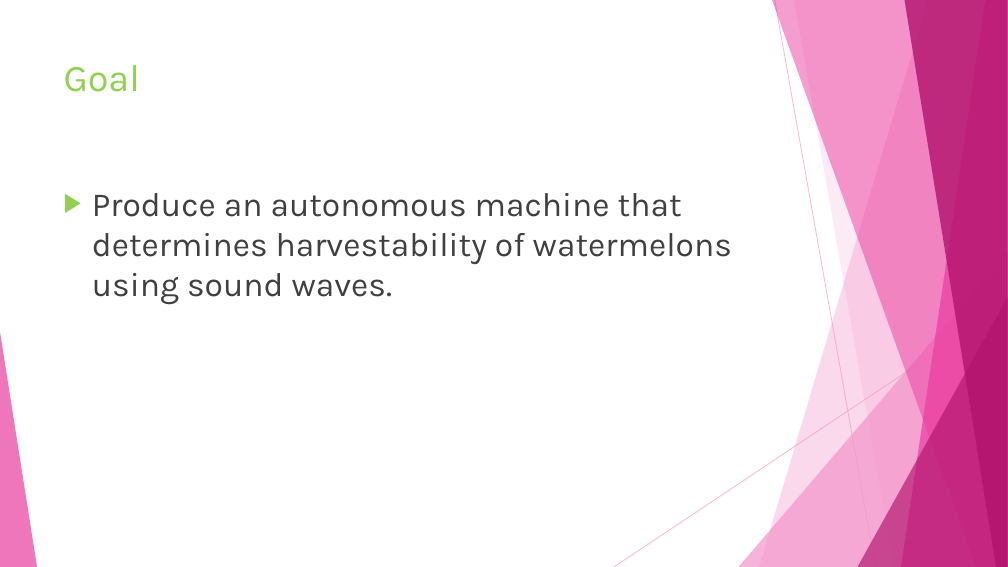
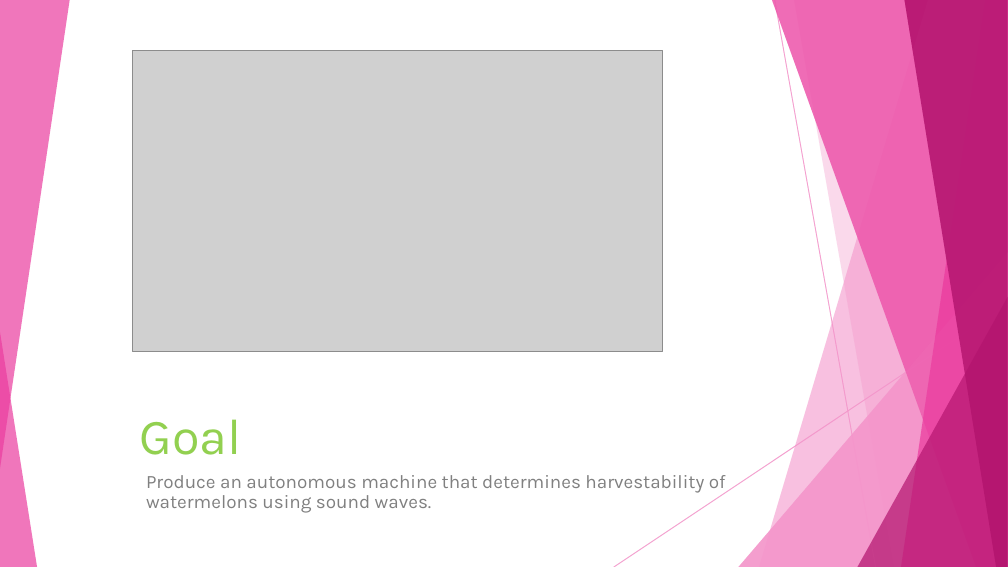
Before and after one commit to kaitlin737/Watermelon-Testing, a slide deck: slide 2 of softwareengineering.pptx. Drawn at 1008x567 pixels with LibreOffice and Linux fonts; fonts in the diff are those of the drawing; grey boxes stand for pictures. Boxes give left, top, right and bottom in pixels: in the first picture for what was removed or moved away, otherwise in the second. Text is boxed around its words. In the diff, an @@ line names an element or a change of style, - is before the commit and + after.

```diff
--- a/softwareengineering.pptx
+++ b/softwareengineering.pptx
@@ group added at bbox=[0, 0, 1008, 567]: 5 freeform shapes, 3 triangles, 2 lines @@
@@ picture added at bbox=[132, 51, 663, 352] @@
@@ title "Goal": place and size @@
-title "Goal" at bbox=[64, 65, 140, 92]
+title "Goal" at bbox=[140, 419, 242, 455]
@@ title "Goal" at bbox=[140, 419, 242, 455]: size 36 to 48 pt; vertical alignment top to bottom @@
@@ text "Produce an autonomous machine that ...": place and size @@
-text "Produce an autonomous machine that ..." at bbox=[92, 193, 732, 305]
+text "Produce an autonomous machine that ..." at bbox=[146, 475, 726, 513]
@@ text "Produce an autonomous machine that ..." at bbox=[146, 475, 726, 513]: size 32 to 18 pt, text colour #404040 to #808080; bullet ▶ to none; line spacing 1 to 0.9 @@
```
Also in this commit, not shown: 3 other slides changed, 2 slides added, 1 slide removed.
